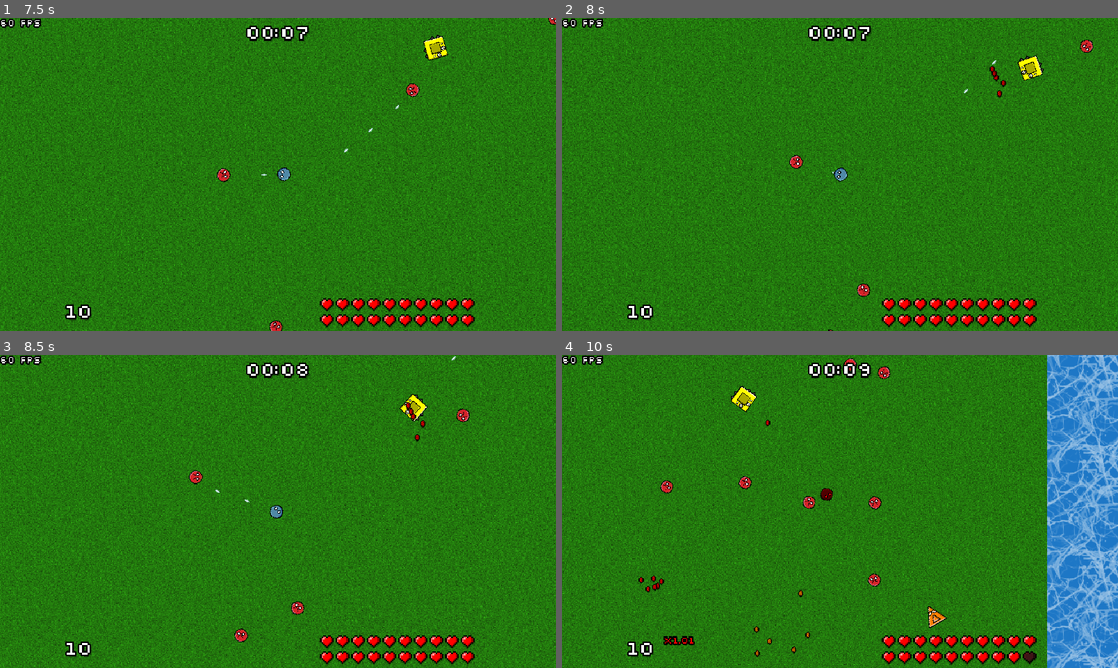
Above: before the commit, frames 1-4 (two rows, left to right).
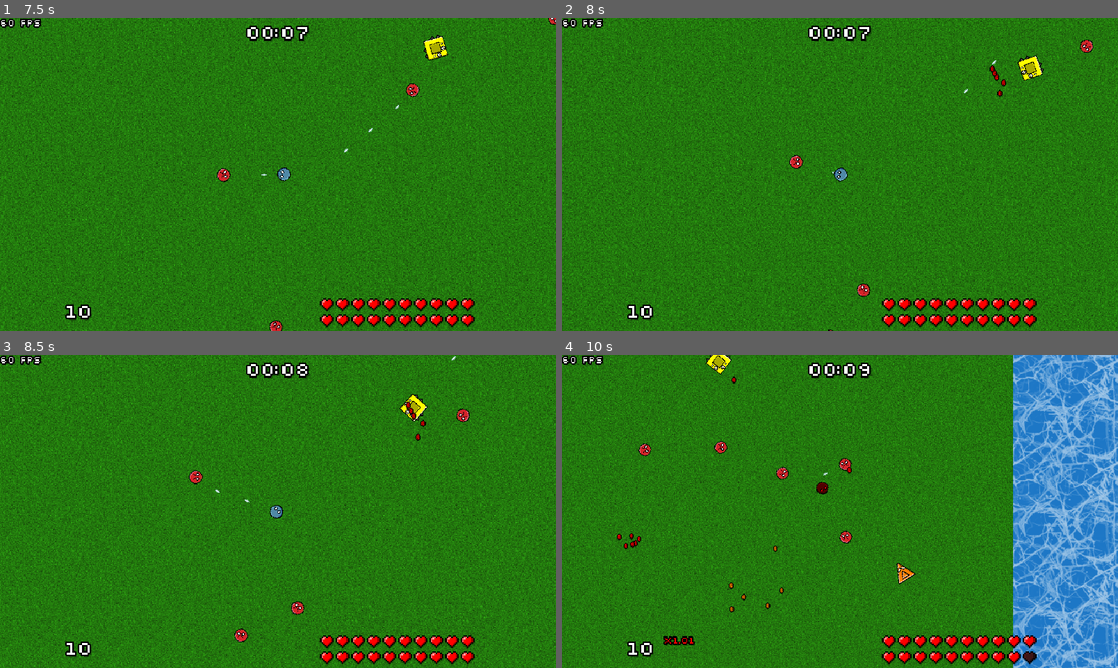
Above: after the commit, the same moments.

Repository: veprogames/top-down-incremental
Game: Godot game, scene res://level/level.tscn
Two runs of this game, one before a commit and one after it. Both use one fixed random seed, a clock stepped at 60 frames per second and the inputs below.
Inputs (mouse positions are in pixels of both pictures, inside the frame that each line leads up to):
- Up to frame 1 (7.5 s): move the mouse to (305, 174) at 0.52 s; move the mouse to (250, 174) at 1.27 s; move the mouse to (289, 168) at 2.02 s; move the mouse to (272, 180) at 2.77 s; move the mouse to (316, 177) at 3.52 s; move the mouse to (233, 171) at 4.27 s; move the mouse to (283, 174) at 5.02 s; move the mouse to (255, 168) at 5.77 s; move the mouse to (305, 174) at 6.52 s; move the mouse to (250, 174) at 7.27 s
- Up to frame 2 (8 s): no input
- Up to frame 3 (8.5 s): move the mouse to (289, 505) at 8.02 s
- Up to frame 4 (10 s): move the mouse to (834, 517) at 8.77 s; move the mouse to (878, 514) at 9.52 s

Frame 1 is identical in both runs. In frame 2, less than 0.1% of the frame differs, in the area x 77-80%, y 15-26%; in frame 3, less than 0.1%; in frame 4, 39%, in the area x 0-100%, y 0-100%.

Commit message:
treat Enemy.velocity as primary velocity only (without knockback)

Diff:
--- a/enemy/enemy.gd
+++ b/enemy/enemy.gd
@@ -29,14 +29,16 @@
 
 
 func _physics_process(delta: float) -> void:
-	velocity = knockback_velocity
+	velocity = Vector2.ZERO
 
 	for behavior: EnemyMoveBehavior in move_behaviors:
 		velocity += behavior.velocity
 
-	var motion: Vector2 = velocity * delta
+	var total_velocity: Vector2 = velocity + knockback_velocity
 
-	rotation = (velocity - knockback_velocity).angle()
+	var motion: Vector2 = total_velocity * delta
+
+	rotation = velocity.angle()
 
 	position += motion
 
@@ -65,9 +67,8 @@
 func spawn_gems() -> void:
 	var count: int = randi_range(4, 8)
 	for i: int in count:
-		var v: Vector2 = velocity - knockback_velocity
-		var vel: Vector2 = v.normalized() * randf_range(30, 70)
-		vel += v * randf_range(0.5, 1.5)
+		var vel: Vector2 = velocity.normalized() * randf_range(30, 70)
+		vel += velocity * randf_range(0.5, 1.5)
 		vel *= -1
 		vel = vel.rotated(randf_range(-PI / 6, PI / 6))
 
